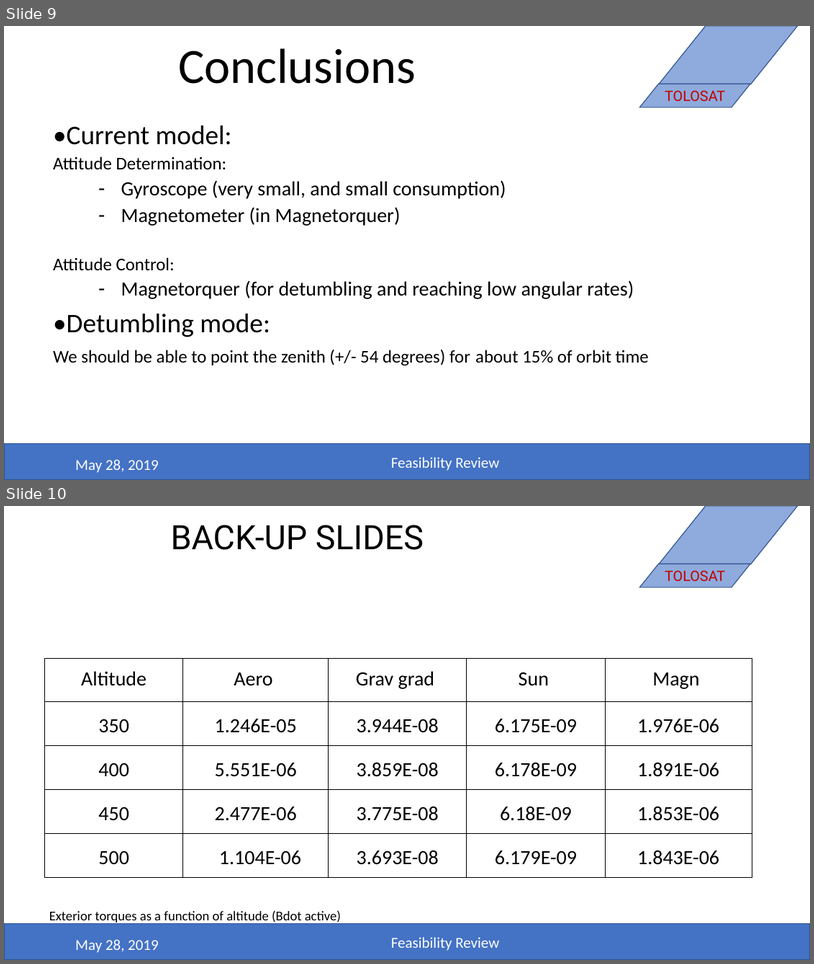
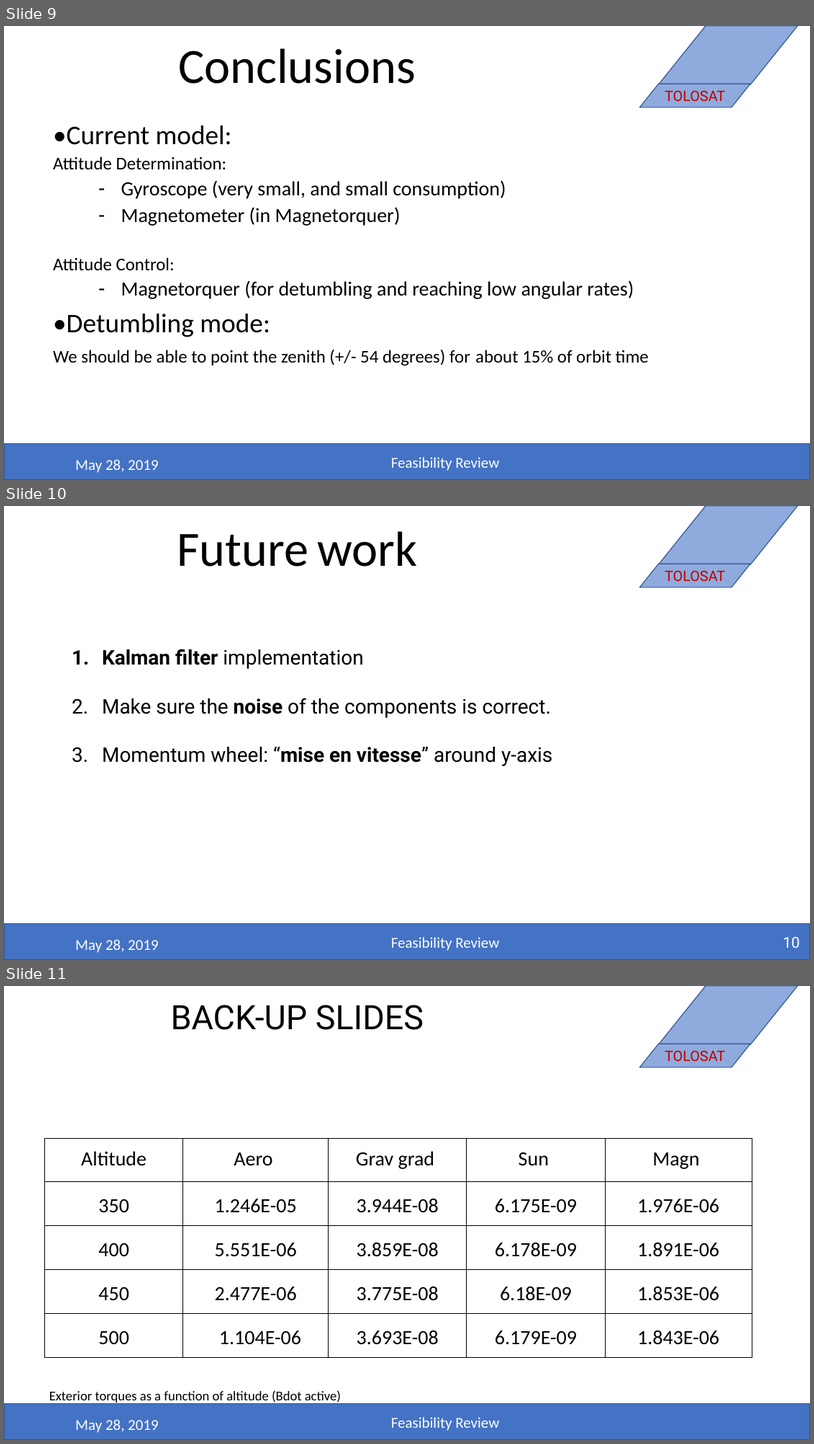
Before and after one commit to belmant/tolosat_systems_engineering, a slide deck: Files/ADCS.pptx. Shown one above the other, each under a label of ours: slides 9 and 10 before the commit, slides 9, 10 and 11 after it. The pictures are 814x964 and 814x1444 pixels, drawn with LibreOffice and Linux fonts; fonts in the diff are those of the drawing; background and template pictures are left out. Boxes give left, top, right and bottom in pixels: in the first picture for what was removed or moved away, otherwise in the second. Text is boxed around its words. In the diff, an @@ line names an element or a change of style, - is before the commit and + after.

```diff
--- a/Files/ADCS.pptx
+++ b/Files/ADCS.pptx
@@ slide 10 added at bbox=[4, 506, 810, 960], background #FFFFFF; not listed: 5 template elements that a slide beside it also shows @@
@@ title added at bbox=[177, 531, 417, 566], 58.7 pt, text #000000 @@
+Future work
@@ subtitle added at bbox=[102, 649, 553, 766], 24 pt, text #000000 @@
+1. Kalman filter implementation
+2. Make sure the noise of the components is correct.
+3. Momentum wheel: “mise en vitesse” around y-axis
@@ page number added at bbox=[783, 937, 800, 947], 18 pt, text #FFFFFF @@
+10
@@ what was slide 10 is now slide 11 @@
```
Also in this commit, not shown: 1 slide changed, 2 other files.
